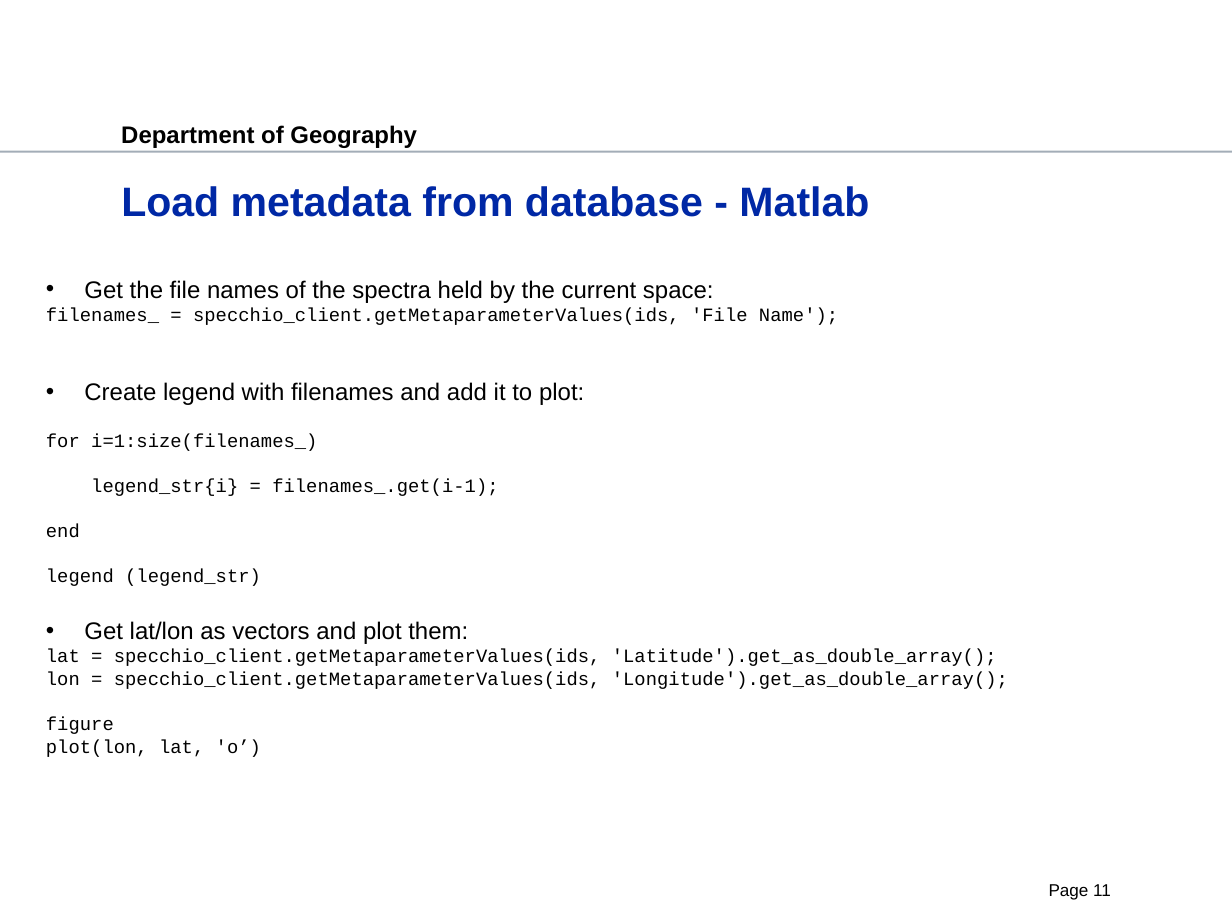
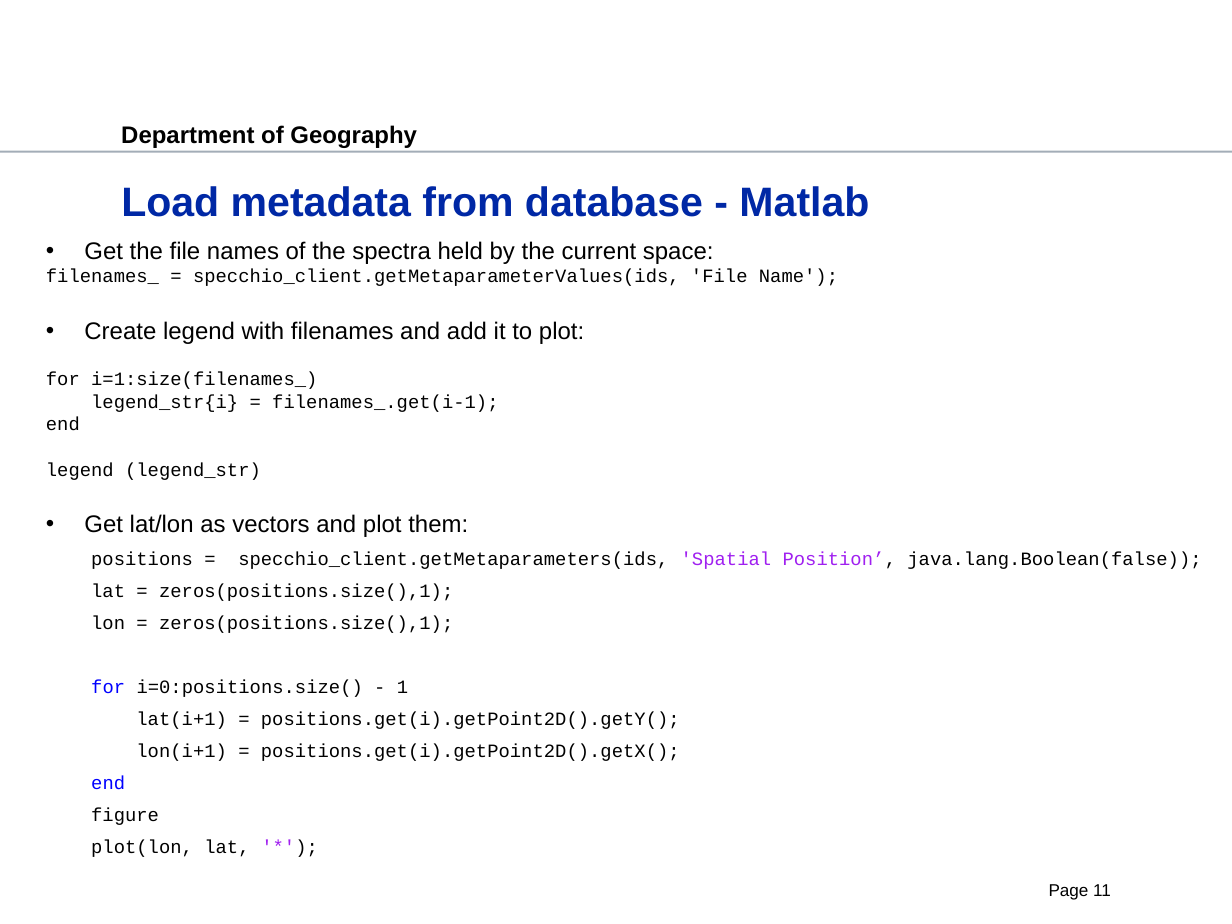
Before and after one commit to SPECCHIODB/Guides, a slide deck: slide 11 of Programming Course/Matlab_accessing_SPECCHIO.ppt. Drawn at 1232x924 pixels with LibreOffice and Linux fonts; fonts in the diff are those of the drawing; background and template pictures are left out. Boxes give left, top, right and bottom in pixels: in the first picture for what was removed or moved away, otherwise in the second. Text is boxed around its words. In the diff, an @@ line names an element or a change of style, - is before the commit and + after.

Commit message:
Updates to show how to get the spatial position from the database for a selection of spectra

```diff
--- a/Programming Course/Matlab_accessing_SPECCHIO.ppt
+++ b/Programming Course/Matlab_accessing_SPECCHIO.ppt
@@ text "Get the file names of ...": place and size @@
-text "Get the file names of ..." at bbox=[46, 280, 1008, 757]
+text "Get the file names of ..." at bbox=[46, 241, 1201, 857]
@@ text at bbox=[91, 552, 1201, 790]: text changed @@
-lat = specchio_client.getMetaparameterValues(ids, 'Latitude').get_as_double_array();
-lon = specchio_client.getMetaparameterValues(ids, 'Longitude').get_as_double_array();
+positions = specchio_client.getMetaparameters(ids, 'Spatial Position’, java.lang.Boolean(false));
+lat = zeros(positions.size(),1);
+lon = zeros(positions.size(),1);
+for i=0:positions.size() - 1
+lat(i+1) = positions.get(i).getPoint2D().getY();
+lon(i+1) = positions.get(i).getPoint2D().getX();
+end
@@ text at bbox=[91, 808, 159, 825]: more space between paragraphs @@
@@ text at bbox=[91, 840, 249, 857]: text changed @@
-plot(lon, lat, 'o’)
+plot(lon, lat, '*');
```
Also in this commit, not shown: 1 other slide changed, 1 other file.
